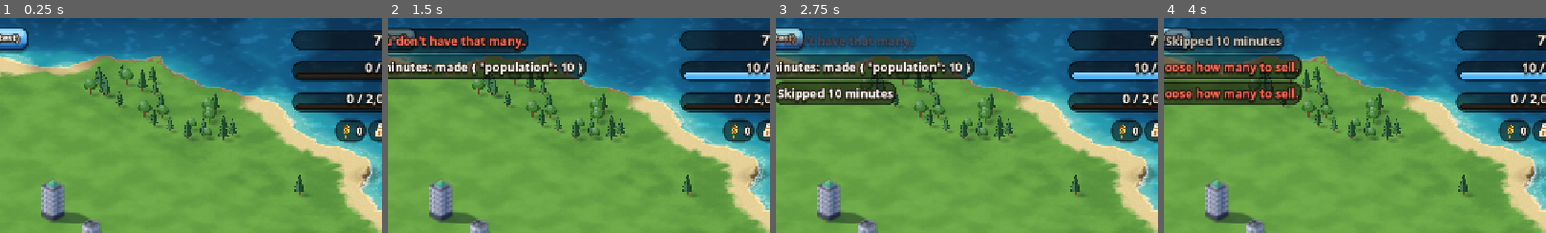
Above: before the commit, frames 1-4 (left to right).
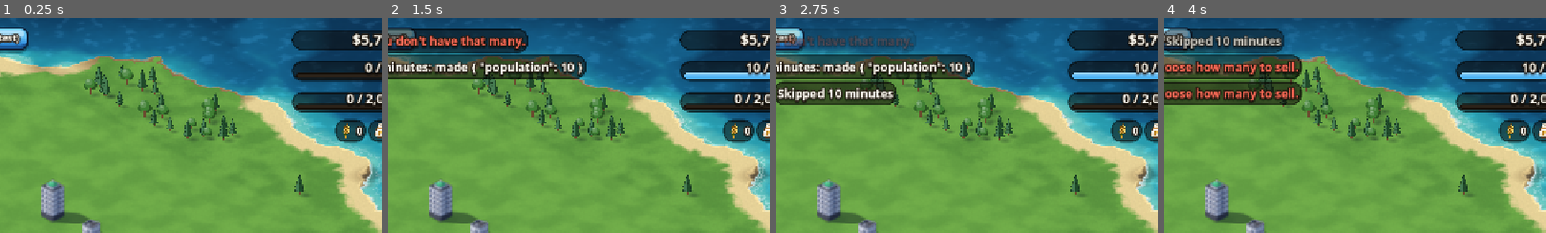
Above: after the commit, the same moments.

Repository: ejiefernandez112-debug/ComSimulation
Game: Godot game, scene res://scenes/main/main.tscn
Two runs of this game, one before a commit and one after it. Both use one fixed random seed, a clock stepped at 60 frames per second and the inputs below.
Inputs:
- Up to frame 1 (0.25 s): no input
- Up to frame 2 (1.5 s): click "Sell 50 Wheat" at 0.5 s; click "Skip 10 min (test)" at 1.25 s
- Up to frame 3 (2.75 s): click "Skip 10 min (test)" at 2 s
- Up to frame 4 (4 s): click "Sell all Bread" at 2.75 s; click "Sell all Flour" at 3.5 s
The pictures show only the part of the screen within x 42-92%, y 0-50%; the shares and areas given below are measured in that part.

The runs differ from the first frame. In frame 1, 0.3% of the frame differs, in the area x 92-98%, y 7-15%; in frame 2, 0.3%; in frame 3, 0.3%; in frame 4, 0.3%.

Commit message:
Show workers/max, rate % and wage $ on buildings; add dev cash tool; use dollars
Building window, Workers section: "Workers: 6/8" (employed / max),
"Production Rate: 75%", "Wage: $90 / hour", with a detail line
(wage per worker, items per minute, and why it isn't at full speed).

Developer window (scenes/debug/dev_panel.gd, plan.md §10): set cash to
any amount (negative to test debt), add any amount, quick +$1,000 /
+$10,000 / +$100,000, set $0. Opens with F12 or 5 quick taps on the
cash bar; main.gd only loads it in test builds (OS.is_debug_build()).
Dev cash isn't counted as income in the statistics.

Money is shown in dollars everywhere ($1,250, debt as -$202): HUD,
build menu costs, demolish refunds, statistics and the cash graphs.
Charts now handle values below 0 (cash in debt).

Starting cash raised by $5,000 to $5,750.

Co-Authored-By: Claude Opus 5.5 <noreply@anthropic.com>

Diff:
--- a/data/game_config.json
+++ b/data/game_config.json
@@ -1,6 +1,6 @@
 {
 	"_note": "Global tuning values. PLACEHOLDERS (plan.md 5.1 / 5.6 / 5.8).",
-	"starting_cash": 750,
+	"starting_cash": 5750,
 	"population_growth_seconds": 10,
 	"warehouse_cap": 2000,
 	"grid_size": [20, 20],
--- /dev/null
+++ b/scenes/debug/dev_panel.gd
@@ -0,0 +1,142 @@
+extends ModalWindow
+## Developer tools (plan.md §10). Only loaded in test builds (main.gd checks OS.is_debug_build()),
+## so real players never see it. Opens with F12 on a computer, or 5 quick taps on the cash bar
+## (top-right corner) on a phone.
+## Cash: set it to any amount (negative to test debt) or add to it. Changes go through Economy
+## like everything else; they aren't counted as income in the statistics.
+
+const QUICK_ADD := [1000, 10000, 100000]
+const TAPS_TO_OPEN := 5
+const TAP_WINDOW_MS := 2000  # the taps must all land within this time
+const CORNER := Vector2(280, 70)  # the top-right area holding the cash bar
+
+var _cash: Label
+var _amount: LineEdit
+var _message: Label
+var _taps: Array = []  # times of recent taps on the cash bar (ms)
+
+
+func _ready() -> void:
+	super()
+	var hint := _text("Only in test builds. Opens with F12, or 5 quick taps on the cash bar.")
+	hint.add_theme_font_size_override("font_size", 15)
+	hint.modulate.a = 0.75
+	content.add_child(hint)
+
+	var box := _section("Cash")
+	_cash = _text("")
+	_cash.add_theme_font_size_override("font_size", 26)
+	box.add_child(_cash)
+	var row := HBoxContainer.new()
+	row.add_theme_constant_override("separation", 8)
+	box.add_child(row)
+	_amount = LineEdit.new()
+	_amount.placeholder_text = "Amount in $, e.g. 5000"
+	_amount.size_flags_horizontal = Control.SIZE_EXPAND_FILL
+	_amount.custom_minimum_size.y = 46
+	_amount.text_submitted.connect(func(_text: String): _add())
+	row.add_child(_amount)
+	row.add_child(_button("Add", "GreenButton", _add))
+	row.add_child(_button("Set to", "BlueButton", _set_cash))
+	var quick := HBoxContainer.new()
+	quick.add_theme_constant_override("separation", 8)
+	box.add_child(quick)
+	for amount in QUICK_ADD:
+		var button := _button("+" + UITheme.money(amount), "YellowButton", _quick_add.bind(amount))
+		button.size_flags_horizontal = Control.SIZE_EXPAND_FILL
+		quick.add_child(button)
+	quick.add_child(_button("Set $0", "RedButton", func(): _apply(Economy.dev_set_cash(0), "Cash set to $0")))
+	_message = _text("")
+	box.add_child(_message)
+	Economy.changed.connect(_refresh)
+
+
+func show_dev() -> void:
+	_message.text = ""
+	open("Developer")
+	_refresh()
+
+
+func _input(event: InputEvent) -> void:
+	if event is InputEventKey and event.pressed and not event.echo and event.keycode == KEY_F12:
+		if visible:
+			close()
+		else:
+			show_dev()
+		get_viewport().set_input_as_handled()
+	elif event is InputEventMouseButton and event.pressed and event.button_index == MOUSE_BUTTON_LEFT and not visible:
+		if event.position.x >= size.x - CORNER.x and event.position.y <= CORNER.y:
+			var now := Time.get_ticks_msec()
+			_taps.append(now)
+			_taps = _taps.filter(func(t: int): return now - t <= TAP_WINDOW_MS)
+			if _taps.size() >= TAPS_TO_OPEN:
+				_taps.clear()
+				show_dev()
+
+
+func _refresh() -> void:
+	if visible:
+		_cash.text = "Now: %s" % UITheme.money(Economy.currency())
+
+
+func _add() -> void:
+	var amount = _read_amount()  # a number of dollars, or null if the typing wasn't one
+	if amount != null:
+		_apply(Economy.dev_add_cash(amount), "Added %s" % UITheme.money(amount))
+
+
+func _set_cash() -> void:
+	var amount = _read_amount()  # a number of dollars, or null if the typing wasn't one
+	if amount != null:
+		_apply(Economy.dev_set_cash(amount), "Cash set to %s" % UITheme.money(amount))
+
+
+func _quick_add(amount: int) -> void:
+	_apply(Economy.dev_add_cash(amount), "Added %s" % UITheme.money(amount))
+
+
+## The typed amount as a whole number of dollars ("$5,000" and "5000" both work), or null.
+func _read_amount() -> Variant:
+	var text := _amount.text.replace("$", "").replace(",", "").strip_edges()
+	if not text.is_valid_int():
+		_message.text = "Type a whole number of dollars, e.g. 5000 (or -500 to test debt)."
+		return null
+	return text.to_int()
+
+
+func _apply(result: Dictionary, done: String) -> void:
+	_message.text = done if result.ok else result.error
+	_refresh()
+
+
+func _section(title: String) -> VBoxContainer:
+	var panel := PanelContainer.new()
+	panel.theme_type_variation = "Inset"
+	content.add_child(panel)
+	var column := VBoxContainer.new()
+	column.add_theme_constant_override("separation", 8)
+	panel.add_child(column)
+	var heading := Label.new()
+	heading.text = title
+	heading.add_theme_font_size_override("font_size", 19)
+	column.add_child(heading)
+	return column
+
+
+func _button(text: String, variation: String, action: Callable) -> Button:
+	var button := Button.new()
+	button.text = text
+	button.theme_type_variation = variation
+	button.custom_minimum_size.y = 46
+	button.add_theme_font_size_override("font_size", 17)
+	button.pressed.connect(action)
+	return button
+
+
+func _text(text: String) -> Label:
+	var label := Label.new()
+	label.theme_type_variation = "BodyLabel"
+	label.text = text
+	label.autowrap_mode = TextServer.AUTOWRAP_WORD_SMART
+	label.custom_minimum_size.x = WIDTH - 70
+	return label
--- a/scenes/main/main.gd
+++ b/scenes/main/main.gd
@@ -43,6 +43,12 @@
 	# The bottom menu steps aside for anything else that uses the bottom of the screen.
 	menu_bar.hide_while_visible([building_bar, build_menu.placing_bar, build_menu.window()])
 	test_panel.message.connect(hud.toast)
+	# Developer tools exist only in test builds (plan.md §10): never loaded for real players.
+	if OS.is_debug_build():
+		var dev_panel: Control = load("res://scenes/debug/dev_panel.gd").new()
+		dev_panel.name = "DevPanel"
+		ui_root.add_child(dev_panel)
+		dev_panel.set_anchors_and_offsets_preset(Control.PRESET_FULL_RECT)  # made in code, so give it the whole screen
 
 
 ## A card in the bottom menu bar was tapped.
@@ -168,7 +174,7 @@
 	var result := Economy.demolish(building_id)
 	if result.ok:
 		building_panel.close()
-		hud.toast("%s demolished. +%s cash" % [building_name, UITheme.number(result.money)])
+		hud.toast("%s demolished. +%s" % [building_name, UITheme.money(result.money)])
 	else:
 		hud.toast(result.error, true)
 
--- a/scenes/ui/build_menu.gd
+++ b/scenes/ui/build_menu.gd
@@ -369,7 +369,7 @@
 	_shown = type_id
 	var def: Dictionary = GameData.buildings[type_id]
 	_name.text = def.name
-	_cost.text = UITheme.number(int(def.build_cost))
+	_cost.text = UITheme.money(int(def.build_cost))
 	_about.text = def.get("description", "")
 	for child in _makes.get_children():
 		_makes.remove_child(child)
@@ -416,7 +416,7 @@
 	var locked: bool = not GameData.buildings[_shown].get("buildable", false)
 	var short := _shortfall(_shown)
 	_cost.add_theme_color_override("font_color", UITheme.BAD if short > 0 and not locked else UITheme.TEXT)
-	_cost_note.text = "Not available yet" if locked else ("Need %s more" % UITheme.number(short) if short > 0 else "")
+	_cost_note.text = "Not available yet" if locked else ("Need %s more" % UITheme.money(short) if short > 0 else "")
 	_build.disabled = not _can_place(_shown)
 
 
--- a/scenes/ui/building_panel.gd
+++ b/scenes/ui/building_panel.gd
@@ -28,6 +28,7 @@
 var _workers_text: Label
 var _wages_text: Label
 var _rate_text: Label
+var _workers_note: Label
 
 
 func _ready() -> void:
@@ -176,12 +177,26 @@
 		button.pressed.connect(func(): staffing_requested.emit(building_id, level))
 		row.add_child(button)
 		_staff_buttons[level] = button
-	_workers_text = _wrapped("")
-	box.add_child(_workers_text)
-	_wages_text = _wrapped("")
-	box.add_child(_wages_text)
-	_rate_text = _wrapped("")
-	box.add_child(_rate_text)
+	_workers_text = _figure_row(box, "Workers:")
+	_rate_text = _figure_row(box, "Production Rate:")
+	_wages_text = _figure_row(box, "Wage:")
+	_workers_note = _wrapped("")
+	_workers_note.add_theme_font_size_override("font_size", 15)
+	box.add_child(_workers_note)
+
+
+## "Title ........ value" with the value in bigger type. Returns the value label.
+func _figure_row(parent: Control, title: String) -> Label:
+	var row := HBoxContainer.new()
+	parent.add_child(row)
+	var label := _body(title)
+	label.size_flags_horizontal = Control.SIZE_EXPAND_FILL
+	row.add_child(label)
+	var value := _body("")
+	value.add_theme_font_size_override("font_size", 20)
+	value.horizontal_alignment = HORIZONTAL_ALIGNMENT_RIGHT
+	row.add_child(value)
+	return value
 
 
 func _refresh_workers(b: Dictionary, def: Dictionary) -> void:
@@ -189,13 +204,11 @@
 	for level in _staff_buttons:
 		_staff_buttons[level].theme_type_variation = "YellowButton" if level == w.level else "BlueButton"
 	var working := _count(w.working)
-	if not Economy.is_built(b):
-		_workers_text.text = "Workers start when it's built: %d %s asked for (max %d)" % [w.wanted, w.type.to_lower(), w.max]
-	elif w.working < w.wanted - 0.01:
-		_workers_text.text = "%s of %d %s working (max %d) · short of people: build houses" % [working, w.wanted, w.type.to_lower(), w.max]
-	else:
-		_workers_text.text = "%s %s working (max %d)" % [working, w.type.to_lower(), w.max]
-	_wages_text.text = "Wages: %s x %s = %s / hour" % [working, UITheme.number(roundi(w.wage_each)), UITheme.number(roundi(w.wages))]
+	var short: bool = Economy.is_built(b) and w.working < w.wanted - 0.01
+	# Workers employed / most it can employ, e.g. "6/8".
+	_workers_text.text = "%s/%d" % [working, w.max]
+	_workers_text.add_theme_color_override("font_color", UITheme.BAD.darkened(0.3) if short else UITheme.TEXT_DARK)
+	_wages_text.text = "%s / hour" % UITheme.money(roundi(w.wages))
 	var r := BuildingInfo.recipe(b.type)
 	var speed := Economy.building_speed(b)
 	var producing: bool = Economy.is_built(b) and not b.blocked and (def.category == "extractor" or not b.queue.is_empty())
@@ -208,10 +221,16 @@
 	for res in r.outputs:
 		per_minute += int(r.outputs[res]) * 60.0 / float(r.duration) * speed
 	var item_name := BuildingInfo.resource_name(BuildingInfo.output_of(r))
-	if producing:
-		_rate_text.text = "Production: %.1f %s / min (%d%% speed)" % [per_minute, item_name, floori(speed * 100.0 + 0.001)]
-	else:
-		_rate_text.text = "Production: 0 %s / min right now (%.1f / min when working)" % [item_name, per_minute]
+	_rate_text.text = "%d%%" % floori(speed * 100.0 + 0.001)
+	# The details: why it isn't full speed, what that rate makes, and the wage per worker.
+	var note := "%s workers at %s / hour each · %.1f %s / min" % [w.type, UITheme.money(roundi(w.wage_each)), per_minute, item_name]
+	if not Economy.is_built(b):
+		note = "Workers start when it's built (%d asked for). " % w.wanted + note
+	elif short:
+		note = "Only %s of the %d asked for: not enough people, build houses. " % [working, w.wanted] + note
+	elif not producing:
+		note = "Not producing right now (%s). " % ("storage full" if def.category == "extractor" or b.blocked else "no jobs queued") + note
+	_workers_note.text = note
 
 
 func _small_button(variation: String, text: String, icon_name: String, action: Callable) -> Button:
--- a/scenes/ui/confirm_dialog.gd
+++ b/scenes/ui/confirm_dialog.gd
@@ -71,7 +71,7 @@
 	icon.custom_minimum_size = Vector2(34, 34)
 	row.add_child(icon)
 	var label := Label.new()
-	label.text = UITheme.number(qty)
+	label.text = UITheme.money(qty) if icon_name == "cash" else UITheme.number(qty)
 	label.add_theme_font_size_override("font_size", 20)
 	row.add_child(label)
 	return row
--- a/scenes/ui/hud.gd
+++ b/scenes/ui/hud.gd
@@ -160,6 +160,6 @@
 ## Cash counts smoothly towards the new amount, like coins pouring in.
 func _show_cash(value: float) -> void:
 	_shown_cash = value
-	_cash.text = UITheme.number(roundi(value))
+	_cash.text = UITheme.money(roundi(value))
 	# In debt (wages can take cash below 0): show it in red.
 	_cash.add_theme_color_override("font_color", UITheme.BAD if value < 0.0 else UITheme.TEXT)
--- a/scenes/ui/line_chart.gd
+++ b/scenes/ui/line_chart.gd
@@ -24,6 +24,7 @@
 var t_from := 0.0
 var t_to := 1.0
 var unit := ""  # added after values, e.g. "/min"
+var prefix := ""  # put before values, e.g. "$" for money
 var decimals := 0
 var empty_text := "Not enough data yet."
 
@@ -43,11 +44,12 @@
 		queue_redraw())
 
 
-func set_data(new_lines: Array, from: float, to: float, value_unit := "", value_decimals := 0) -> void:
+func set_data(new_lines: Array, from: float, to: float, value_unit := "", value_decimals := 0, value_prefix := "") -> void:
 	lines = new_lines
 	t_from = from
 	t_to = maxf(to, from + 1.0)
 	unit = value_unit
+	prefix = value_prefix
 	decimals = value_decimals
 	queue_redraw()
 
@@ -66,23 +68,29 @@
 
 	var visible_lines: Array = []
 	var top := 0.0
+	var bottom := 0.0
 	for line in lines:
 		var pts: Array = line.points.filter(func(p: Vector2): return p.x >= t_from and p.x <= t_to)
 		if pts.size() >= 2:
 			visible_lines.append({"color": COLORS[int(line.color) % COLORS.size()], "points": pts, "name": line.name})
 			for p in pts:
 				top = maxf(top, p.y)
+				bottom = minf(bottom, p.y)
 	if visible_lines.is_empty():
 		draw_string(font, Vector2(0, plot.get_center().y), empty_text, HORIZONTAL_ALIGNMENT_CENTER, size.x, 16, MUTED)
 		return
 
-	# Gridlines at 0, half and the top, on a "nice" round scale.
-	var y_max := _nice_max(top)
+	# Gridlines at the bottom, half way and the top, on a "nice" round scale. The bottom is 0
+	# unless something went below it (cash in debt); then 0 gets its own darker line.
+	var y_max := _nice_max(top) if top > 0.0 or bottom == 0.0 else 0.0
+	var y_min := -_nice_max(-bottom) if bottom < 0.0 else 0.0
 	for i in 3:
-		var value := y_max * i / 2.0
+		var value := y_min + (y_max - y_min) * i / 2.0
 		var y := plot.end.y - plot.size.y * i / 2.0
-		draw_line(Vector2(plot.position.x, y), Vector2(plot.end.x, y), GRID if i > 0 else BORDER, 1.0)
+		draw_line(Vector2(plot.position.x, y), Vector2(plot.end.x, y), GRID, 1.0)
 		draw_string(font, Vector2(4, y + 5), _compact(value), HORIZONTAL_ALIGNMENT_RIGHT, PAD_LEFT - 10, 13, MUTED)
+	var zero_y := plot.end.y - (0.0 - y_min) / (y_max - y_min) * plot.size.y
+	draw_line(Vector2(plot.position.x, zero_y), Vector2(plot.end.x, zero_y), BORDER, 1.0)
 	# Time labels: start, middle, now.
 	var span := t_to - t_from
 	for i in 3:
@@ -91,7 +99,7 @@
 		draw_string(font, Vector2(x - 40, size.y - 8), text, HORIZONTAL_ALIGNMENT_CENTER, 80, 13, MUTED)
 
 	var to_screen := func(p: Vector2) -> Vector2:
-		return Vector2(plot.position.x + (p.x - t_from) / span * plot.size.x, plot.end.y - p.y / y_max * plot.size.y)
+		return Vector2(plot.position.x + (p.x - t_from) / span * plot.size.x, plot.end.y - (p.y - y_min) / (y_max - y_min) * plot.size.y)
 	for line in visible_lines:
 		var screen := PackedVector2Array()
 		for p in line.points:
@@ -157,21 +165,23 @@
 	draw_circle(at, 4.0, color, true, -1.0, true)
 
 
+## "$1,250", "-$202", "12.5/min".
 func _format(value: float) -> String:
-	if decimals > 0:
-		return ("%." + str(decimals) + "f%s") % [value, unit]
-	return UITheme.number(roundi(value)) + unit
-
-
-## Short axis numbers: 950, 1.2k, 15k.
+	var digits := ("%." + str(decimals) + "f") % absf(value) if decimals > 0 else UITheme.number(roundi(absf(value)))
+	return ("-" if value < 0.0 and digits.to_float() != 0.0 else "") + prefix + digits + unit
+
+
+## Short axis numbers: 950, 1.2k, 15k, -$500.
 func _compact(value: float) -> String:
-	if value >= 10000.0:
-		return "%dk" % roundi(value / 1000.0)
-	if value >= 1000.0:
-		return "%.1fk" % (value / 1000.0)
-	if decimals > 0 and value < 10.0 and value != roundf(value):
-		return "%.1f" % value
-	return str(roundi(value))
+	var sign := "-" if value < 0.0 else ""
+	var v := absf(value)
+	if v >= 10000.0:
+		return "%s%s%dk" % [sign, prefix, roundi(v / 1000.0)]
+	if v >= 1000.0:
+		return "%s%s%.1fk" % [sign, prefix, v / 1000.0]
+	if decimals > 0 and v < 10.0 and v != roundf(v):
+		return "%s%s%.1f" % [sign, prefix, v]
+	return "%s%s%d" % [sign, prefix, roundi(v)]
 
 
 ## "45m", "2h", "1h 30m": for time labels.
--- a/scenes/ui/stats_panel.gd
+++ b/scenes/ui/stats_panel.gd
@@ -172,7 +172,7 @@
 		_show("rate_net_" + res, ("+" if made - used > 0.05 else "") + _rate(made - used), _signed_color(made - used))
 		_show("life_made_" + res, UITheme.number(int(st.made.get(res, 0))))
 		_show("life_sold_" + res, UITheme.number(int(st.sold.get(res, 0))))
-		_show("life_earned_" + res, UITheme.number(int(st.sales_by_item.get(res, 0))))
+		_show("life_earned_" + res, UITheme.money(int(st.sales_by_item.get(res, 0))))
 	var b: Dictionary = rates.buildings
 	_show("buildings", "Buildings: %d working · %d idle · %d storage full · %d being built" % [b.working, b.idle, b.full, b.building])
 
@@ -207,7 +207,7 @@
 
 func _refresh_cash() -> void:
 	var st := Economy.stats()
-	_show("cash", UITheme.number(Economy.currency()))
+	_show("cash", UITheme.money(Economy.currency()))
 	var flow := Economy.cash_flow(3600.0)
 	var span := float(flow.seconds)
 	if span < 60.0:
@@ -216,20 +216,20 @@
 		_values.flow_title.text = "Last hour"
 	else:
 		_values.flow_title.text = "Last %s" % LineChart._ago(span)  # shorter at first; longer right after time away
-	_show("flow_in", ("+" if flow.income > 0 else "") + UITheme.number(flow.income), UP if flow.income > 0 else LineChart.INK)
-	_show("flow_out", ("-" if flow.spending > 0 else "") + UITheme.number(flow.spending), DOWN if flow.spending > 0 else LineChart.INK)
+	_show("flow_in", ("+" if flow.income > 0 else "") + UITheme.money(flow.income), UP if flow.income > 0 else LineChart.INK)
+	_show("flow_out", ("-" if flow.spending > 0 else "") + UITheme.money(flow.spending), DOWN if flow.spending > 0 else LineChart.INK)
 	var net: int = flow.income - flow.spending
-	_show("flow_net", ("+" if net > 0 else "") + UITheme.number(net), _signed_color(net))
+	_show("flow_net", ("+" if net > 0 else "") + UITheme.money(net), _signed_color(net))
 	var total_in := 0
 	for res in GameData.resources:
 		var earned := int(st.sales_by_item.get(res, 0))
 		total_in += earned
-		_show("in_sales_" + res, UITheme.number(earned))
-	_show("in_demolish", UITheme.number(int(st.income.demolish)))
-	_show("in_total", UITheme.number(total_in + int(st.income.demolish)), UP)
-	_show("out_construction", UITheme.number(int(st.spending.construction)))
-	_show("out_wages", UITheme.number(int(st.spending.get("wages", 0))))
-	_show("out_total", UITheme.number(int(st.spending.construction) + int(st.spending.get("wages", 0))), DOWN)
+		_show("in_sales_" + res, UITheme.money(earned))
+	_show("in_demolish", UITheme.money(int(st.income.demolish)))
+	_show("in_total", UITheme.money(total_in + int(st.income.demolish)), UP)
+	_show("out_construction", UITheme.money(int(st.spending.construction)))
+	_show("out_wages", UITheme.money(int(st.spending.get("wages", 0))))
+	_show("out_total", UITheme.money(int(st.spending.construction) + int(st.spending.get("wages", 0))), DOWN)
 
 
 ## Builds the chosen graph's lines from the history points (one every minute), plus a point for
@@ -246,11 +246,11 @@
 	match _graph:
 		"cash":
 			lines.append({"name": "Cash", "color": 0, "points": _points(history, now, func(p): return float(p.cash))})
-			_chart.set_data(lines, -_range, 0.0)
+			_chart.set_data(lines, -_range, 0.0, "", 0, "$")
 		"flow":
 			lines.append({"name": "In", "color": 0, "points": _per_minute(history, now, func(p): return float(p.income))})
 			lines.append({"name": "Out", "color": 1, "points": _per_minute(history, now, func(p): return float(p.spending))})
-			_chart.set_data(lines, -_range, 0.0, "/min", 1)
+			_chart.set_data(lines, -_range, 0.0, "/min", 1, "$")
 		"people":
 			var specs := [["People", "population"], ["Employed", "employed"], ["Jobs", "jobs"]]
 			for i in specs.size():
--- a/scenes/ui/test_panel.gd
+++ b/scenes/ui/test_panel.gd
@@ -31,7 +31,7 @@
 func _sell(resource_id: String, qty: int) -> void:
 	var result := Economy.sell(resource_id, qty)
 	if result.ok:
-		message.emit("Sold %d %s for %d" % [qty, GameData.resources[resource_id].name, result.earned], false)
+		message.emit("Sold %d %s for %s" % [qty, GameData.resources[resource_id].name, UITheme.money(result.earned)], false)
 	else:
 		message.emit(result.error, true)
 
--- a/scenes/ui/ui_theme.gd
+++ b/scenes/ui/ui_theme.gd
@@ -153,6 +153,11 @@
 	return ("-" if value < 0 else "") + digits + out
 
 
+## Money in dollars: "$1,250", or "-$202" when in debt. Use this wherever cash is shown.
+static func money(value: int) -> String:
+	return ("-$" if value < 0 else "$") + number(absi(value))
+
+
 ## "2m 05s" / "45s" / "1h 20m" for time left.
 static func duration(seconds: float) -> String:
 	var s := maxi(ceili(seconds), 0)
--- a/scripts/autoload/economy.gd
+++ b/scripts/autoload/economy.gd
@@ -60,6 +60,15 @@
 
 func demolish(building_id: String) -> Dictionary:
 	return _after(Simulation.demolish(state, data(), building_id, TimeService.now()))
+
+
+## Developer tools only (the dev panel in scenes/debug/, test builds only).
+func dev_set_cash(amount: int) -> Dictionary:
+	return _after(Simulation.dev_set_cash(state, amount))
+
+
+func dev_add_cash(amount: int) -> Dictionary:
+	return _after(Simulation.dev_add_cash(state, amount))
 
 
 ## level: "low", "medium" or "high" (see staffing_levels in game_config.json).
--- a/scripts/sim/simulation.gd
+++ b/scripts/sim/simulation.gd
@@ -480,6 +480,19 @@
 	return _ok({"earned": earned})
 
 
+# --- Developer tools (scenes/debug/, test builds only; plan.md §10) --------------
+# They change cash directly and aren't counted as income or spending in the statistics.
+
+static func dev_set_cash(state: Dictionary, amount: int) -> Dictionary:
+	state.profile.currency = amount
+	return _ok()
+
+
+static func dev_add_cash(state: Dictionary, amount: int) -> Dictionary:
+	state.profile.currency += amount
+	return _ok()
+
+
 # --- Questions the UI can ask -------------------------------------------------
 
 static func find_building(state: Dictionary, building_id: String) -> Dictionary:
--- a/tests/test_simulation.gd
+++ b/tests/test_simulation.gd
@@ -559,6 +559,16 @@
 	_check(int(Sim.stats(building).spending.wages) == 40, "a building under construction pays no wages")
 
 
+func test_dev_cash_tools() -> void:
+	var data := _data()
+	var state := Sim.new_game(data, T0)
+	Sim.dev_add_cash(state, 1000)
+	_check(state.profile.currency == 1500, "dev: add cash")
+	Sim.dev_set_cash(state, -250)
+	_check(state.profile.currency == -250, "dev: set cash (negative to test debt)")
+	_check(Sim.stats(state).income.sales == 0 and Sim.stats(state).spending.construction == 0, "dev cash isn't counted as income or spending")
+
+
 ## The real data: worker types exist with wages, and staffing levels give whole workers.
 func test_real_worker_data() -> void:
 	var buildings := GameDataScript.load_json("res://data/buildings.json")
Not shown, added: scenes/debug/dev_panel.gd.uid
Not shown, changed: plan.md
